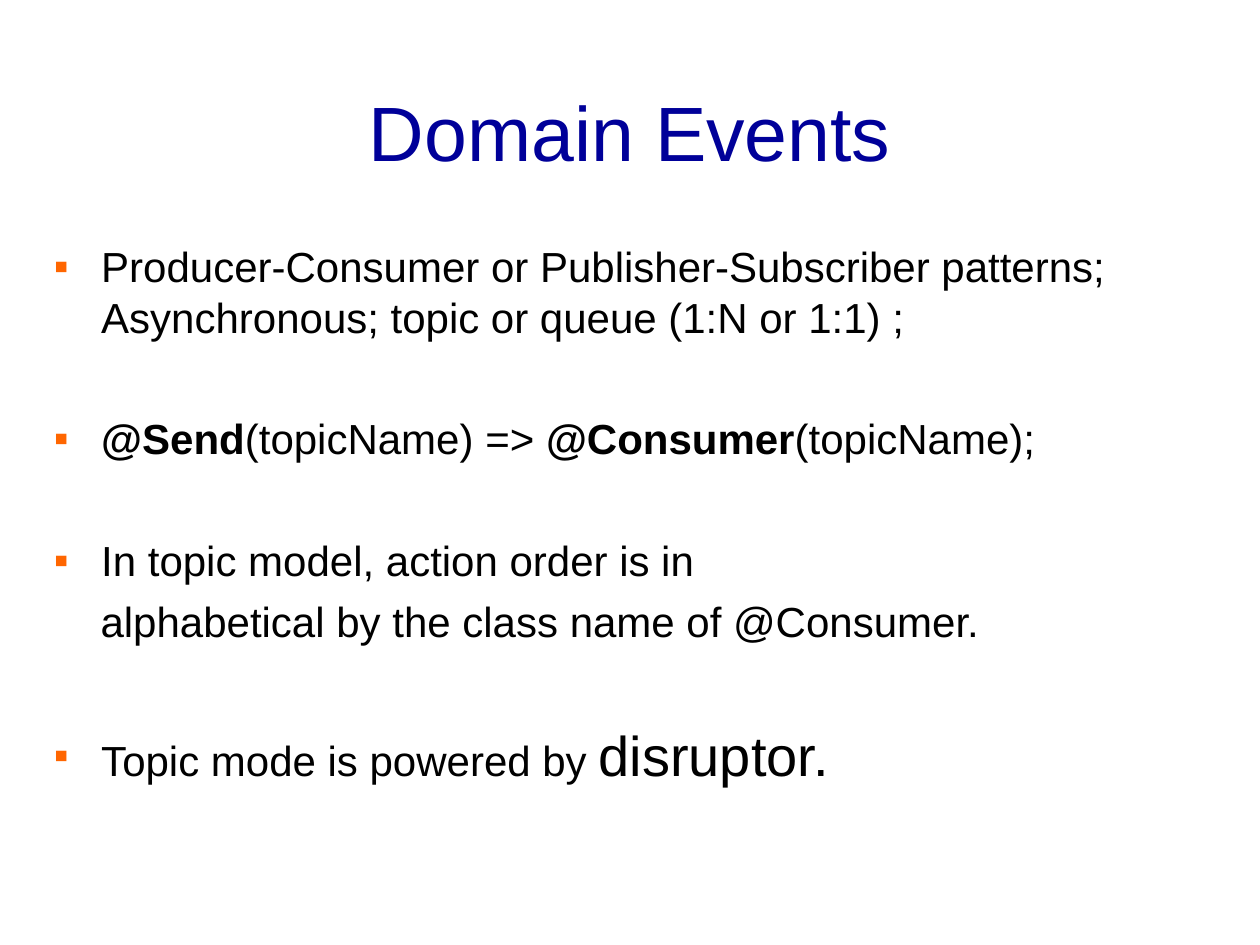
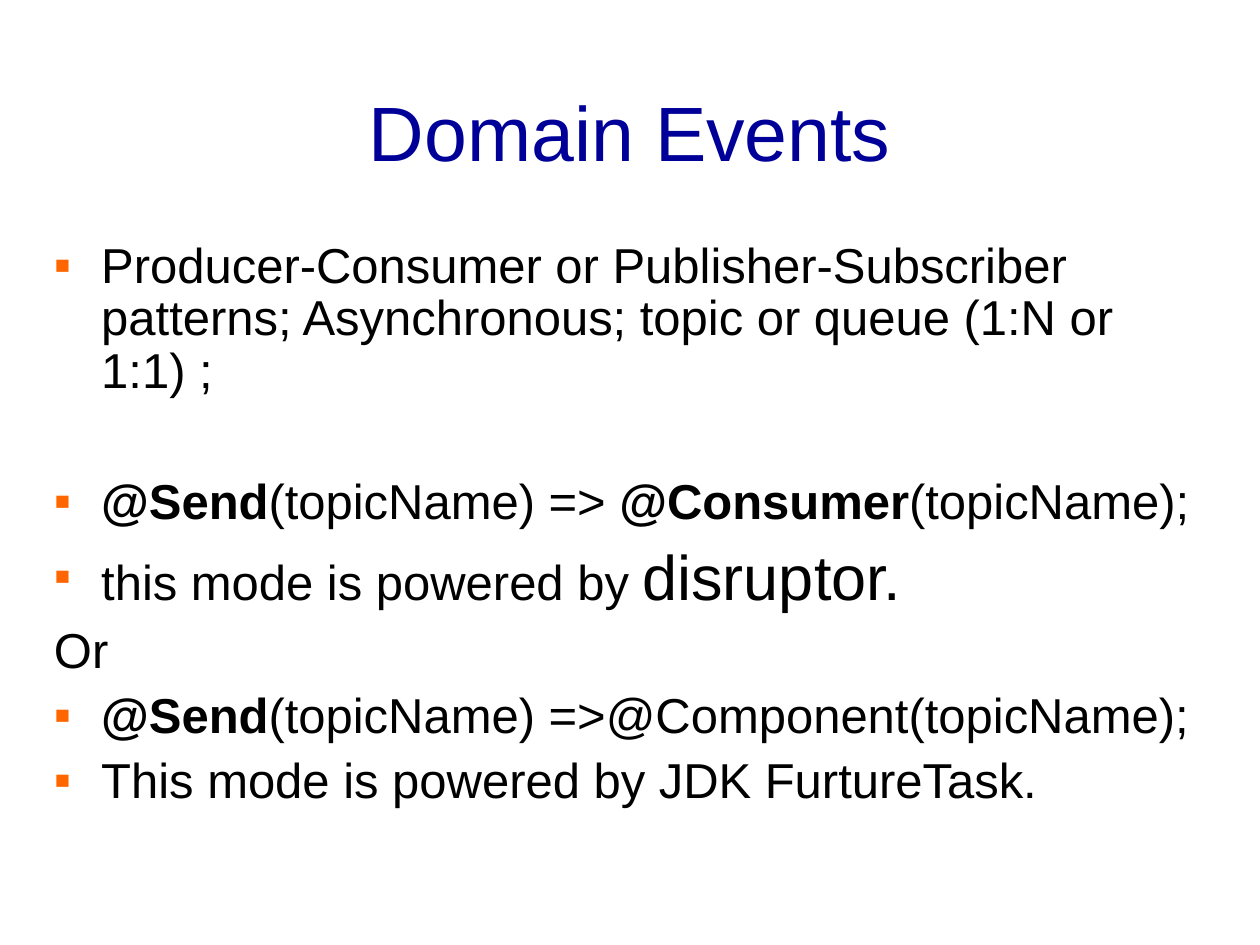
Before and after one commit to banq/jdonframework, a slide deck: slide 12 of doc/english/JdonFramework.ppt. Drawn at 1260x945 pixels with LibreOffice and Linux fonts; fonts in the diff are those of the drawing; background and template pictures are left out. Boxes give left, top, right and bottom in pixels: in the first picture for what was removed or moved away, otherwise in the second. Text is boxed around its words. In the diff, an @@ line names an element or a change of style, - is before the commit and + after.

```diff
--- a/doc/english/JdonFramework.ppt
+++ b/doc/english/JdonFramework.ppt
@@ text at (101, 247, 1189, 529): size 24 to 28 pt in "Producer-Consumer or Publisher-Subscriber patterns; Asynchro ...", "@Send(topicName) => @Consumer(topicName);"; line spacing 1 to 0.9; more space between paragraphs @@
@@ text at (54, 554, 1189, 808): text changed; size 24 to 28 pt @@
-▪ In topic model, action order is in
-alphabetical by the class name of @Consumer.
-▪ Topic mode is powered by disruptor.
+▪ this mode is powered by disruptor.
+Or
+▪ @Send(topicName) =>@Component(topicName);
+▪ This mode is powered by JDK FurtureTask.
```
Also in this commit, not shown: 9 other slides changed, 6 slides added, 1 slide removed, 13 other files.
